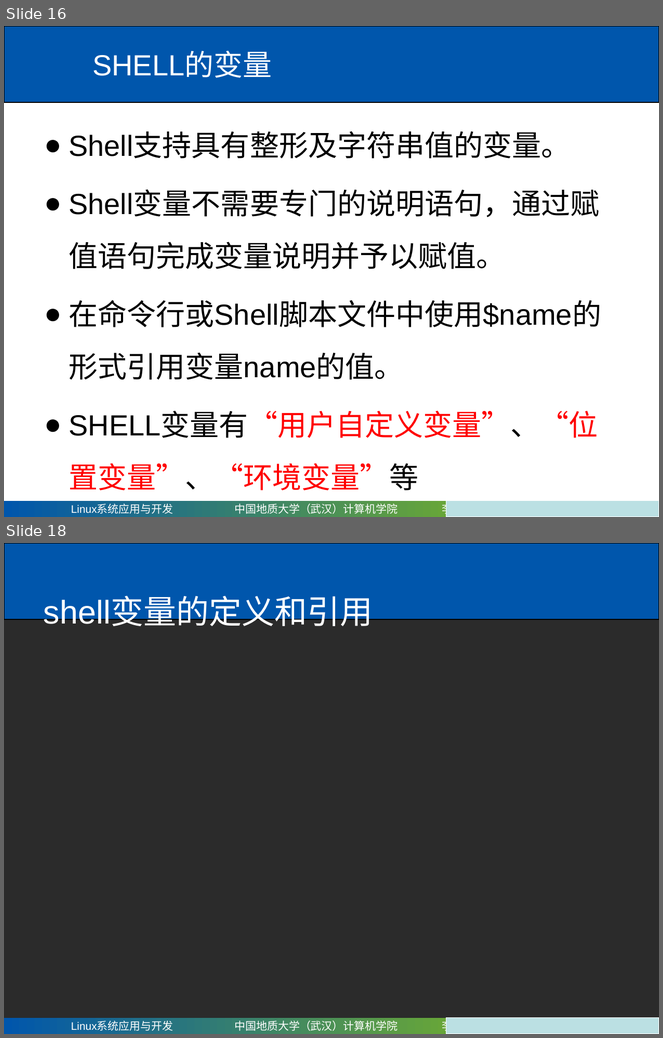
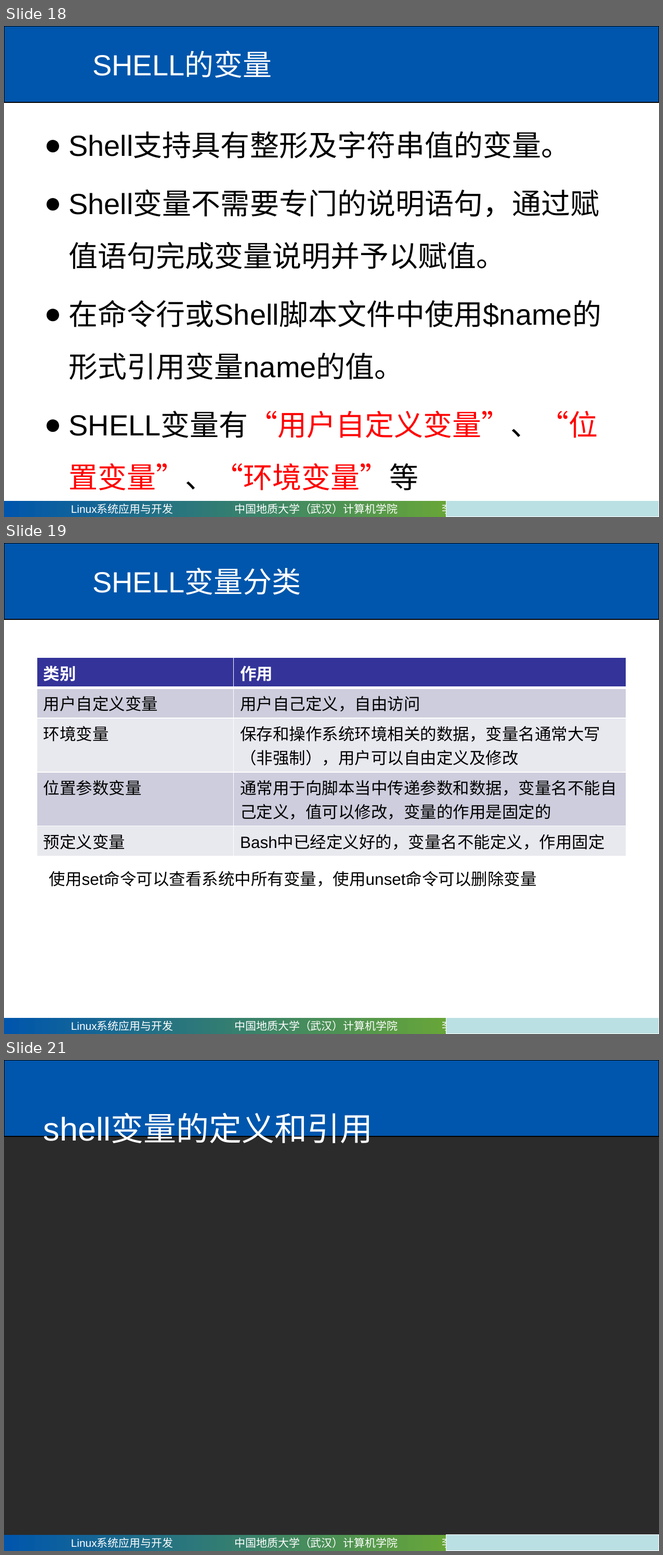
Before and after one commit to mxy493/CUGCS, a slide deck: 3-1大三上/Linux系统应用与开发（康晓军）/课件/第四章 shell编程.pptx. Shown one above the other, each under a label of ours: slides 16 and 18 before the commit, slides 18, 19 and 21 after it; the slides between them are not shown. The pictures are 663x1038 and 663x1555 pixels, drawn with LibreOffice and Linux fonts; fonts in the diff are those of the drawing; background and template pictures are left out; a plain dark background stands for a picture behind light text. Boxes give left, top, right and bottom in pixels: in the first picture for what was removed or moved away, otherwise in the second. Text is boxed around its words. In the diff, an @@ line names an element or a change of style, - is before the commit and + after.

```diff
--- a/3-1大三上/Linux系统应用与开发（康晓军）/课件/第四章 shell编程.pptx
+++ b/3-1大三上/Linux系统应用与开发（康晓军）/课件/第四章 shell编程.pptx
@@ slide 19 added at (x1=4, y1=543, x2=659, y2=1034), background #FFFFFF; not listed: 3 template elements that a slide beside it also shows @@
@@ title added at (x1=92, y1=570, x2=301, y2=595), 32 pt, text #FFFFFF @@
+SHELL变量分类
@@ table added at (x1=37, y1=657, x2=626, y2=852), 5 rows, 2 columns @@
+类别 | 作用
+用户自定义变量 | 用户自己定义，自由访问
+环境变量 | 保存和操作系统环境相关的数据，变量名通常大写（非强制），用户可以自由定义及修改
+位置参数变量 | 通常用于向脚本当中传递参数和数据，变量名不能自己定义，值可以修改，变量的作用是固定的
+预定义变量 | Bash中已经定义好的，变量名不能定义，作用固定
@@ text added at (x1=49, y1=871, x2=537, y2=887), 18 pt, text #000000 @@
+使用set命令可以查看系统中所有变量，使用unset命令可以删除变量
@@ what was slide 16 is now slide 18 @@
@@ what was slide 18 is now slide 21 @@
```
Also in this commit, not shown: 17 slides changed, 21 other slides added, 1 slide removed, 3 other files.
